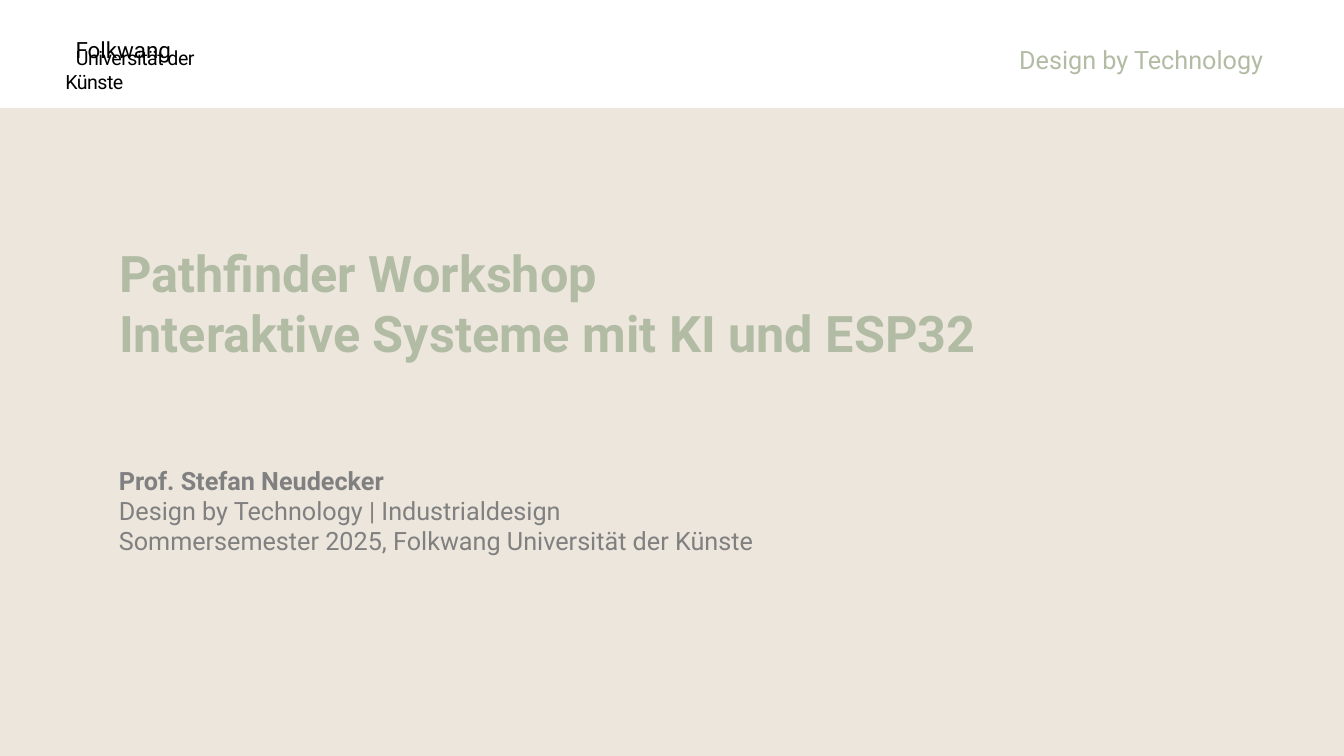
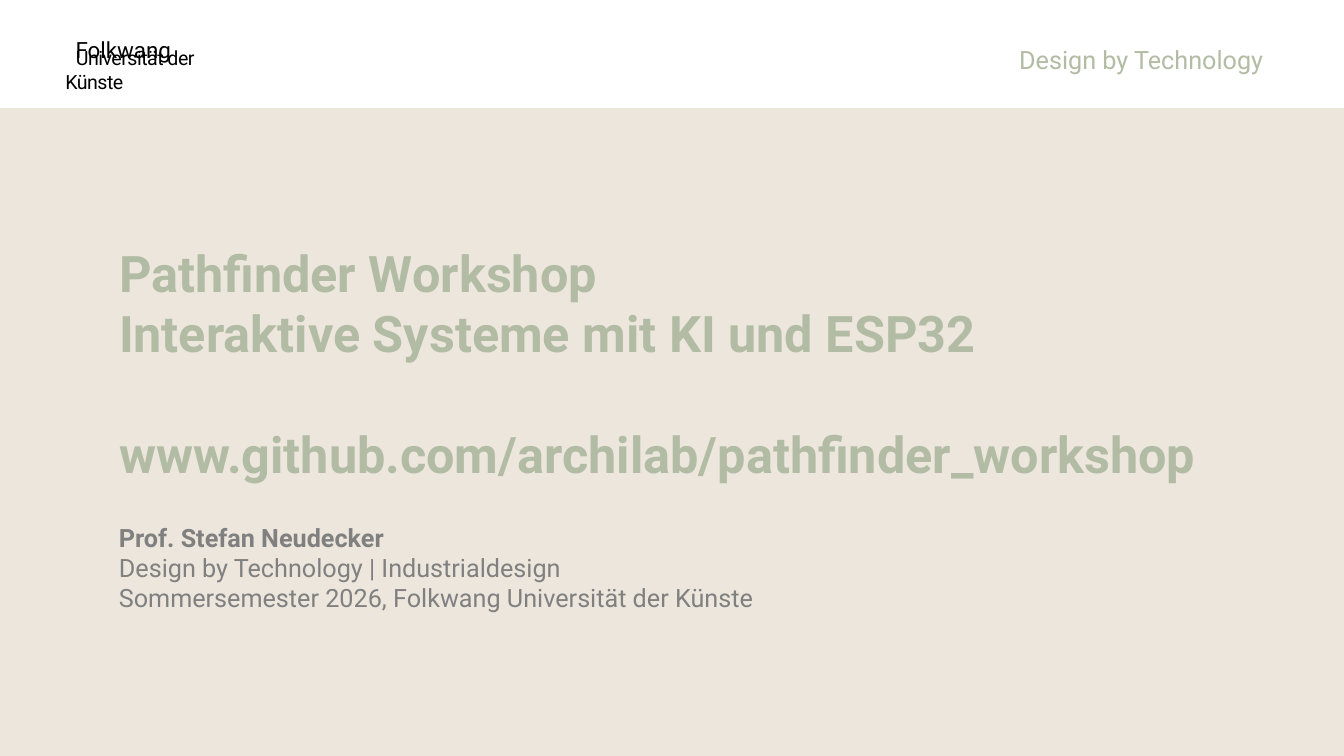
Before and after one commit to archilab/Pathfinder_Workshop, a slide deck: slide 1 of 07_presentations/Pathfinder_Workshop_Einfuehrung.pptx. Drawn at 1344x756 pixels with LibreOffice and Linux fonts; fonts in the diff are those of the drawing; background and template pictures are left out. Boxes give left, top, right and bottom in pixels: in the first picture for what was removed or moved away, otherwise in the second. Text is boxed around its words. In the diff, an @@ line names an element or a change of style, - is before the commit and + after.

```diff
--- a/07_presentations/Pathfinder_Workshop_Einfuehrung.pptx
+++ b/07_presentations/Pathfinder_Workshop_Einfuehrung.pptx
@@ title at [119,254,1195,483]: text changed @@
-Pathfinder Workshop
-Interaktive Systeme mit KI und ESP32
+Pathfinder Workshop
+Interaktive Systeme mit KI und ESP32
+www.github.com/archilab/pathfinder_workshop
@@ text "Prof. Stefan Neudecker": place and size @@
-text "Prof. Stefan Neudecker" at [119,471,753,555]
+text "Prof. Stefan Neudecker" at [119,528,753,612]
@@ text at [119,588,753,612]: text changed @@
-Sommersemester 2025, Folkwang Universität der Künste
+Sommersemester 2026, Folkwang Universität der Künste
```
Also in this commit, not shown: 3 other slides changed, 3 slides added, 26 other files.
